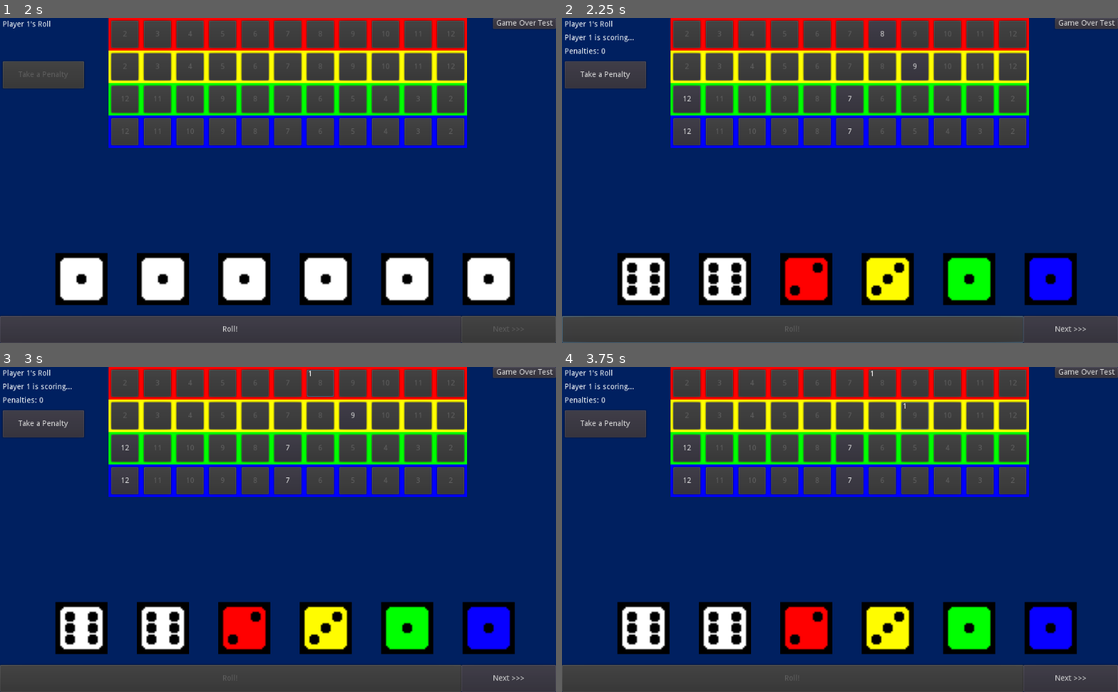
Above: before the commit, frames 1-4 (two rows, left to right).
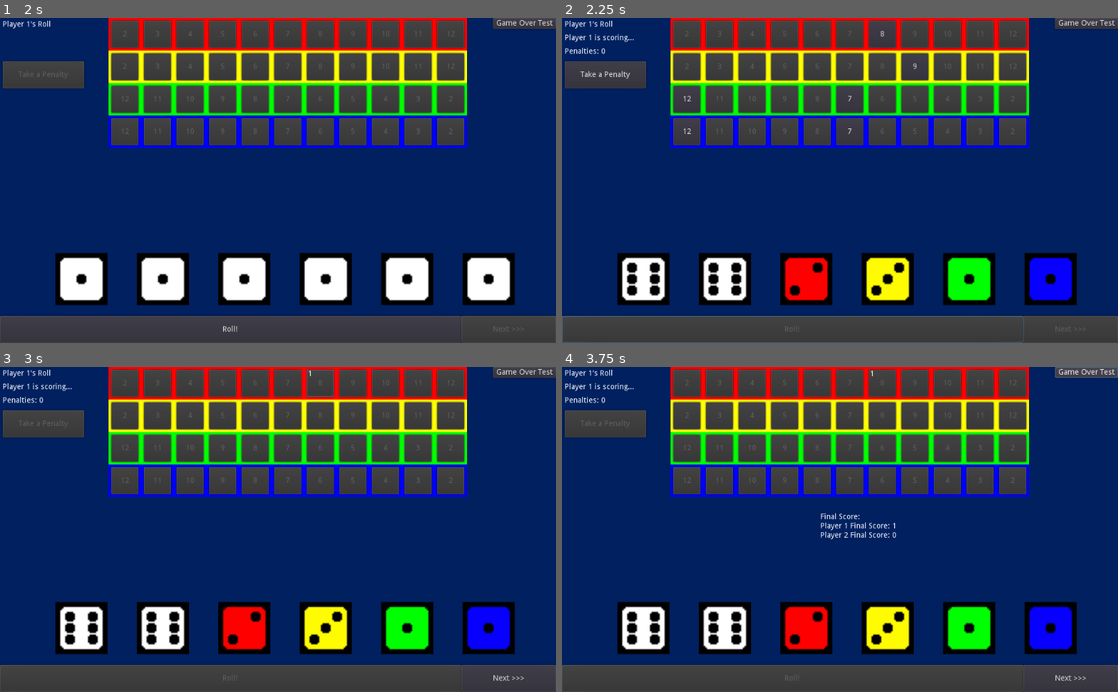
Above: after the commit, the same moments.

Repository: hamzasclone2/qwixxLike
Game: Godot game, scene res://MainMenu.tscn
Same seed, same stepped clock (60 frames per second), same inputs: the game is played once before the commit and once after it.
Inputs:
- Up to frame 1 (2 s): click "Play Game" at 0.5 s; click "Start!" at 1.25 s
- Up to frame 2 (2.25 s): click "Roll!" at 2 s
- Up to frame 3 (3 s): click "8" at 2.75 s
- Up to frame 4 (3.75 s): click "9" (after the commit: "Game Over Test") at 3.5 s

Frame 1 is identical in both runs. In frame 2, less than 0.1% of the frame differs, in the area x 88-95%, y 94-97%; in frame 3, 0.1%; in frame 4, 0.5%, in the area x 3-100%, y 0-53%.

Commit message:
Rolling player has to select a button or penalty

Diff:
--- a/Game.gd
+++ b/Game.gd
@@ -111,6 +111,8 @@
 	Players.currentScoringPlayerIndex = 0
 	Players.playerHasRolled = false
 	Players.scoringPlayerHasSelected = false
+	Players.rollingPlayerHasScored = false
+	penaltyButton.disabled = true
 
 	checkButtons()
 
@@ -168,6 +170,7 @@
 
 func _on_NextButton_pressed():
 	Players.scoringPlayerHasSelected = false
+	Players.rollingPlayerHasScored = false
 	clearScoreSheet()
 	Players.currentScoringPlayerIndex += 1
 	if(Players.currentScoringPlayerIndex == Players.players.size()):
@@ -185,16 +188,19 @@
 	checkButtons()
 
 func checkButtons():
+	if(Players.currentScoringPlayerIndex == Players.currentRollingPlayerIndex and Players.playerHasRolled):
+		penaltyButton.disabled = false
+	else:
+		penaltyButton.disabled = true
+
 	if(Players.playerHasRolled):
 		rollButton.disabled = true
 		nextButton.disabled = false
-		penaltyButton.disabled = false
 		scoringPlayerLabel.visible = true
 		penaltyLabel.visible = true
 	else:
 		rollButton.disabled = false
 		nextButton.disabled = true
-		penaltyButton.disabled = true
 		scoringPlayerLabel.visible = false
 		penaltyLabel.visible = false
 
@@ -285,6 +291,8 @@
 		return 10
 
 func _on_PenaltyButton_pressed():
+	penaltyButton.disabled = true
+	Players.rollingPlayerHasScored = true
 	Players.penalties[Players.players[Players.currentScoringPlayerIndex] - 1] += 1
 	penaltyLabel.text = "Penalties: " + str(Players.penalties[Players.players[Players.currentScoringPlayerIndex] - 1])
 	if(Players.penalties[Players.players[Players.currentScoringPlayerIndex] - 1] == 4):
@@ -343,3 +351,11 @@
 
 func _on_Button_pressed():
 	gameOver()
+
+func _process(delta):
+	if(Players.currentRollingPlayerIndex == Players.currentScoringPlayerIndex):
+		if(Players.rollingPlayerHasScored == false):
+			nextButton.disabled = true
+		else:
+			nextButton.disabled = false
+			penaltyButton.disabled = true
--- a/Players.gd
+++ b/Players.gd
@@ -13,6 +13,7 @@
 var playerHasRolled
 var rollingPlayerHasSelected
 var scoringPlayerHasSelected
+var rollingPlayerHasScored
 
 func setup():
 	# -2 : Not available to select at all
--- a/ScoreButton.gd
+++ b/ScoreButton.gd
@@ -31,6 +31,9 @@
 	if(Players.currentRollingPlayerIndex != Players.currentScoringPlayerIndex):
 		Players.scoringPlayerHasSelected = true
 
+	if(Players.currentRollingPlayerIndex == Players.currentScoringPlayerIndex):
+		Players.rollingPlayerHasScored = true
+
 	if(Players.players[Players.currentScoringPlayerIndex] == 1):
 		get_node("Label").visible = true
 	elif(Players.players[Players.currentScoringPlayerIndex] == 2):
@@ -49,8 +52,16 @@
 		if(Players.playerScoreSheets[Players.players[Players.currentScoringPlayerIndex] - 1][yIndex][i] == -1 or Players.playerScoreSheets[Players.players[Players.currentScoringPlayerIndex] - 1][yIndex][i] == 0):
 			Players.playerScoreSheets[Players.players[Players.currentScoringPlayerIndex] - 1][yIndex][i] = -2
 
+
+
 func _process(_delta):
-	if(Players.scoringPlayerHasSelected == false and Players.playerScoreSheets[Players.players[Players.currentScoringPlayerIndex] - 1][yIndex][xIndex] == 0):
-		button.disabled = false
+	if(Players.currentScoringPlayerIndex != Players.currentRollingPlayerIndex):
+		if(Players.scoringPlayerHasSelected == false and Players.playerScoreSheets[Players.players[Players.currentScoringPlayerIndex] - 1][yIndex][xIndex] == 0):
+			button.disabled = false
+		else:
+			button.disabled = true
 	else:
-		button.disabled = true
+		if(Players.rollingPlayerHasScored == false and Players.playerScoreSheets[Players.players[Players.currentScoringPlayerIndex] - 1][yIndex][xIndex] == 0):
+			button.disabled = false
+		else:
+			button.disabled = true
